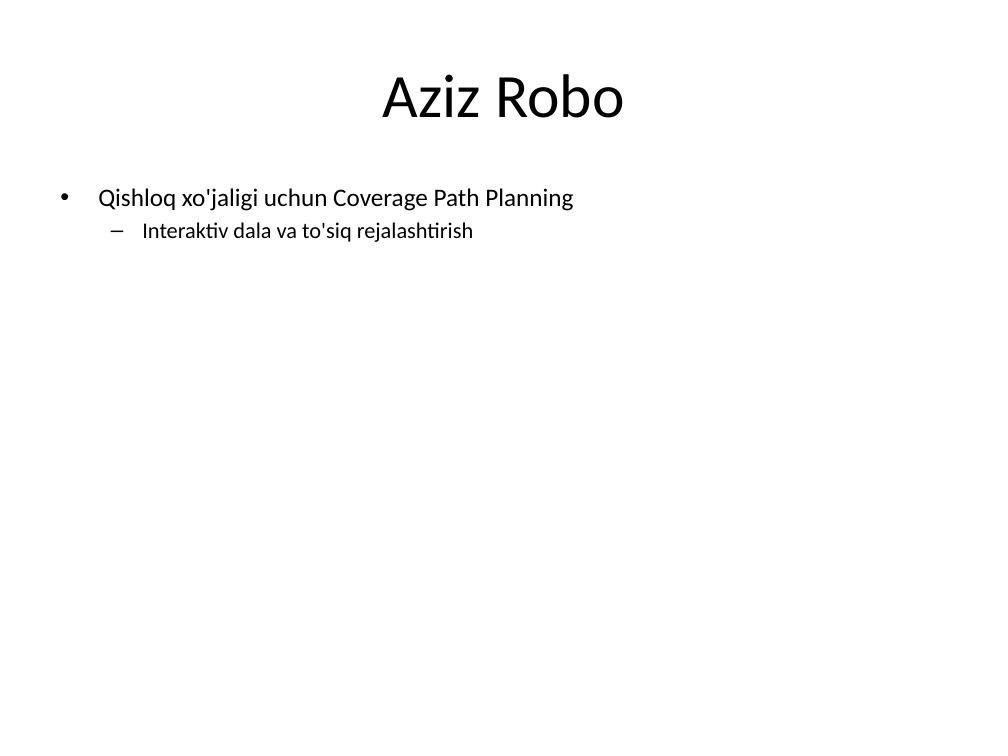
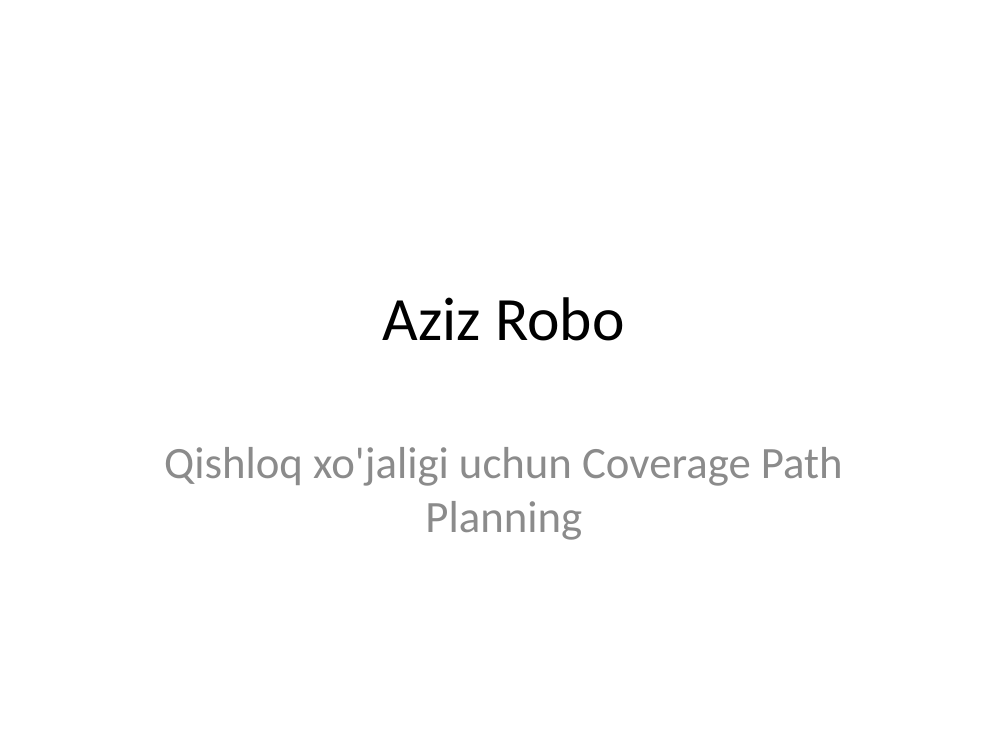
Before and after one commit to Nameless-devv/aziz, a slide deck: slide 1 of Aziz_Presentation.pptx. Drawn at 1008x756 pixels with LibreOffice and Linux fonts; fonts in the diff are those of the drawing. Boxes give left, top, right and bottom in pixels: in the first picture for what was removed or moved away, otherwise in the second. Text is boxed around its words. In the diff, an @@ line names an element or a change of style, - is before the commit and + after.

Commit message:
Styled presentation generator: nav bar and results slide design

```diff
--- a/Aziz_Presentation.pptx
+++ b/Aziz_Presentation.pptx
@@ title "Aziz Robo": place and size @@
-title "Aziz Robo" at [383, 74, 624, 118]
+title "Aziz Robo" at [383, 297, 624, 341]
@@ subtitle at [142, 222, 474, 242]: paragraph removed @@
-  – Interaktiv dala va to'siq rejalashtirish
@@ subtitle "Qishloq xo'jaligi uchun Coverage Path ...": place and size @@
-subtitle "Qishloq xo'jaligi uchun Coverage Path ..." at [98, 188, 573, 242]
+subtitle "Qishloq xo'jaligi uchun Coverage Path ..." at [164, 447, 843, 540]
@@ subtitle "Qishloq xo'jaligi uchun Coverage Path ..." at [164, 447, 843, 540]: size 18 to 32 pt, text colour #000000 to #8C8C8C; alignment left to centre; bullet • to none; more space between paragraphs @@
```
Also in this commit, not shown: 1 slide added, 9 slides removed, 1 other file.
